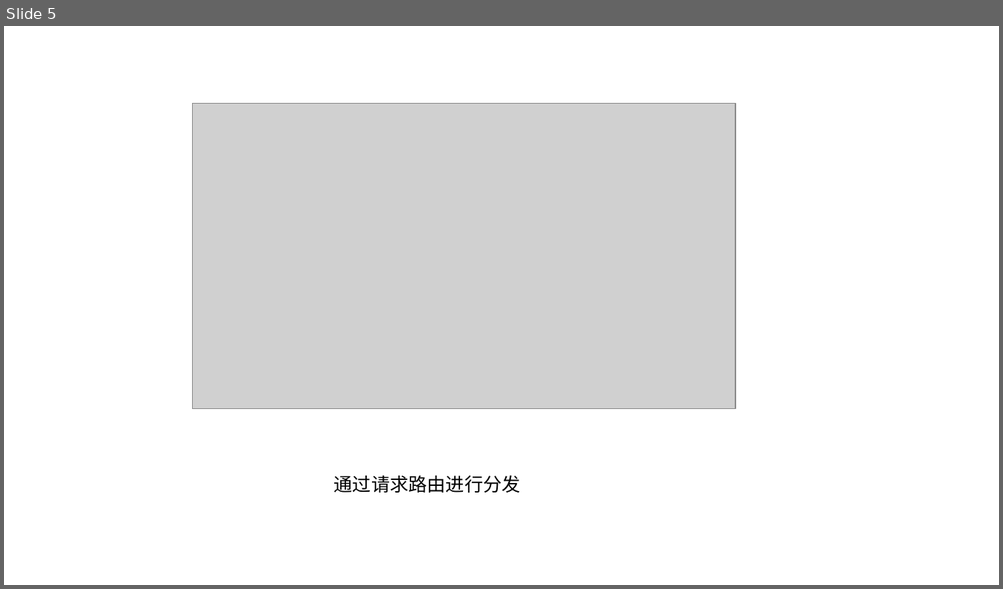
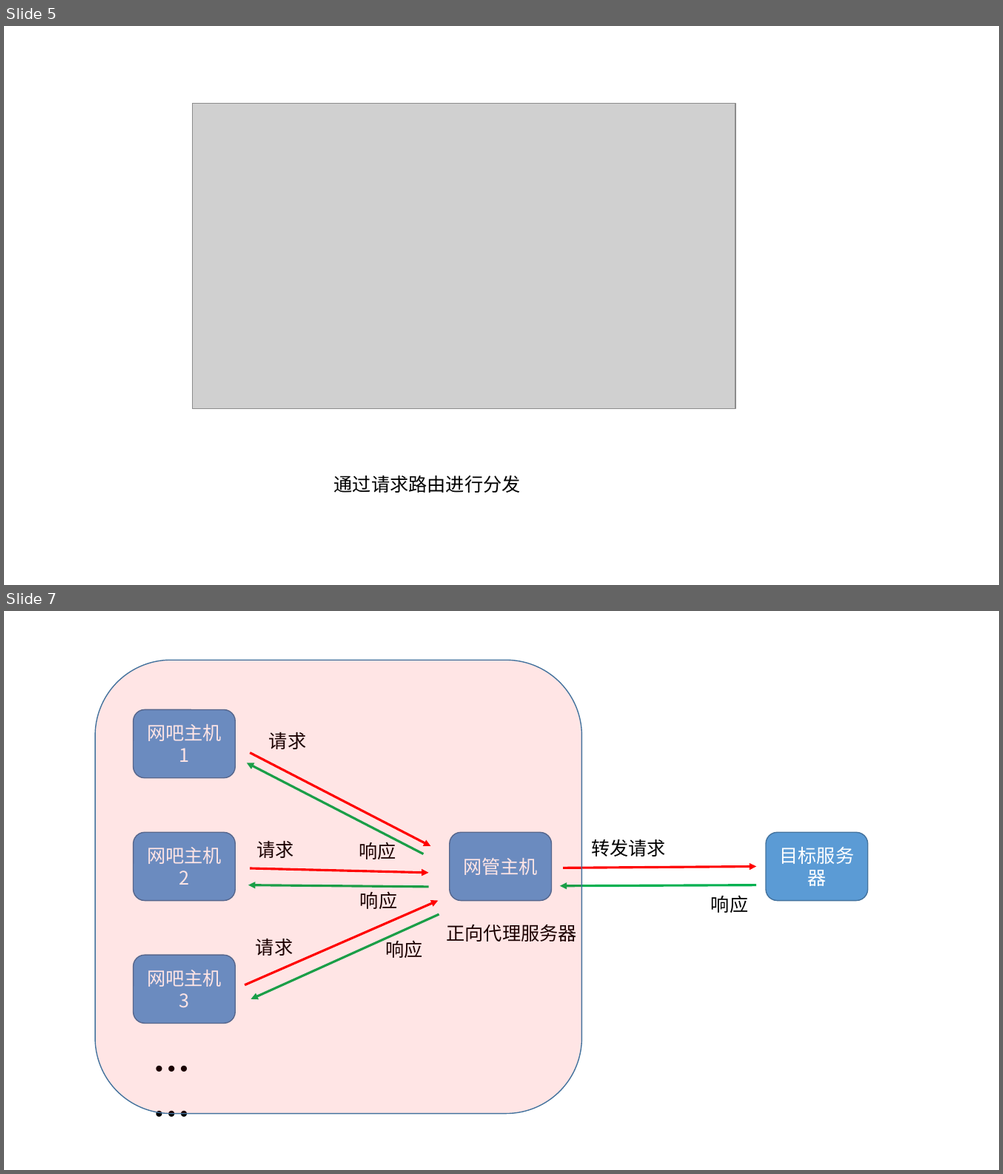
Before and after one commit to xiangming-fang/foodie-dev, a slide deck: doc/ppt/第二阶段/4.0 什么是反向代理.pptx. Shown one above the other, each under a label of ours: slide 5 before the commit, slides 5 and 7 after it; the slides between them are not shown. The pictures are 1003x589 and 1003x1174 pixels, drawn with LibreOffice and Linux fonts; fonts in the diff are those of the drawing; grey boxes stand for pictures. Boxes give left, top, right and bottom in pixels: in the first picture for what was removed or moved away, otherwise in the second. Text is boxed around its words. In the diff, an @@ line names an element or a change of style, - is before the commit and + after.

```diff
--- a/doc/ppt/第二阶段/4.0 什么是反向代理.pptx
+++ b/doc/ppt/第二阶段/4.0 什么是反向代理.pptx
@@ slide 7 added at <box>4,611,999,1170</box>, background #FFFFFF @@
@@ group added at <box>95,661,868,1114</box>: 10 texts, 8 arrows, 6 rounded rectangles @@
+网吧主机1
+网吧主机2
+网吧主机3
+网管主机
+目标服务器
+请求
+请求
+请求
+转发请求
+正向代理服务器
+响应
+响应
+响应
+响应
+……
```
Also in this commit, not shown: 6 other slides added, 18 other files.
